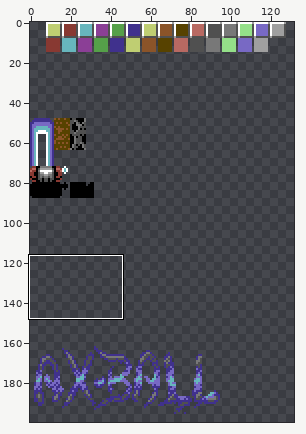
Pixel-art file -- _asesprite/c64_game_gfx.ase. Above, an overview of the earlier version with the close-up marked.
Close-up. The starting point:
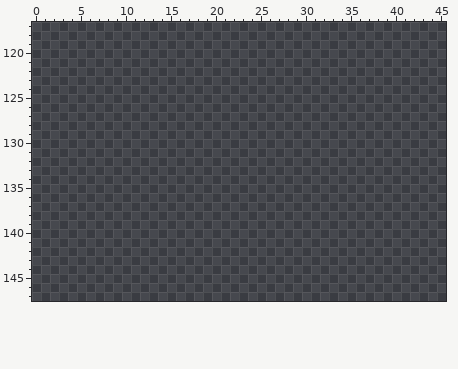
160x200 pixels, 1 frame. Shown: x 0..45, y 117..147. The wide view leaves out empty margins.
Palette (. is transparent): 
Once edited:
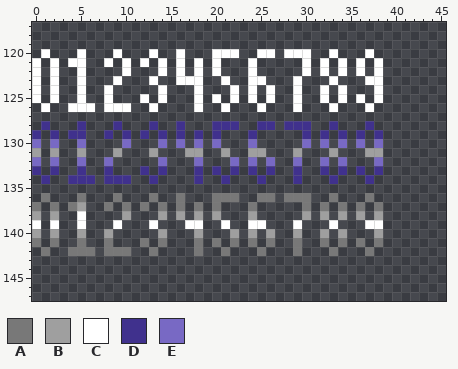
Colours new in this view: A #787878  B #9f9f9f  C #ffffff  D #40318d  E #7869c4
Edits made:
Changed rows in their new state; - is an unchanged pixel.
first column x 0:
120 -C---C---C---C--C---CCC--CC-CCC--C---C-
121 C-C-CC--C-C-C-C-C-C-C---C-----C-C-C-C-C
122 C-C--C----C---C-C-C-C---C-----C-C-C-C-C
123 C-C--C---C---C--CCC--C--CC---C---C---CC
124 C-C--C--C-----C---C---C-C-C--C--C-C---C
125 C-C--C--C---C-C---C-C-C-C-C--C--C-C-C-C
126 -C--CCC-CCC--C----C--C---C---C---C---C-
128 -D---D---D---D--D---DDD--DD-DDD--D---D-
129 D-D-DD--D-D-D-D-D-D-D---D-----D-D-D-D-D
130 E-E--E----E---E-E-E-E---E-----E-E-E-E-E
131 B-B--B---B---B---BB--B--BB---B---B---BB
132 E-E--E--E-----E---E---E-E-E--E--E-E---E
133 D-D--D--D---D-D---D-D-D-D-D--D--D-D-D-D
134 -D--DDD-DDD--D----D--D---D---D---D---D-
136 -A---A---A---A--A---AAA--AA-AAA--A---A-
137 A-A-AB--A-A-A-A-A-A-A---A-----A-A-A-A-A
138 B-B--C----B---B-B-B-B---B-----B-B-B-B-B
139 C-C--C---C---C---CC--C--CC---C---C---CC
140 B-B--B--B-----B---B---B-B-B--B--B-B---B
141 A-A--A--A---A-A---A-A-A-A-A--A--A-A-A-A
142 -A--AAA-AAA--A----A--A---A---A---A---A-
Pixel boxes of the changes (left, top, right, bottom) in both close-ups:
added: (32, 49, 383, 256)
